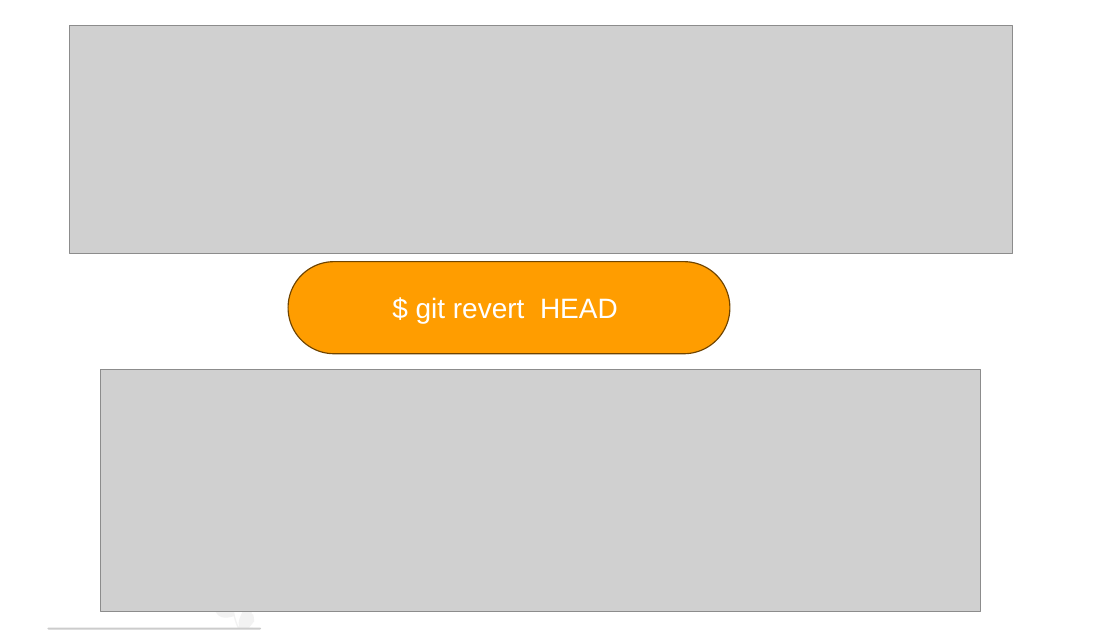
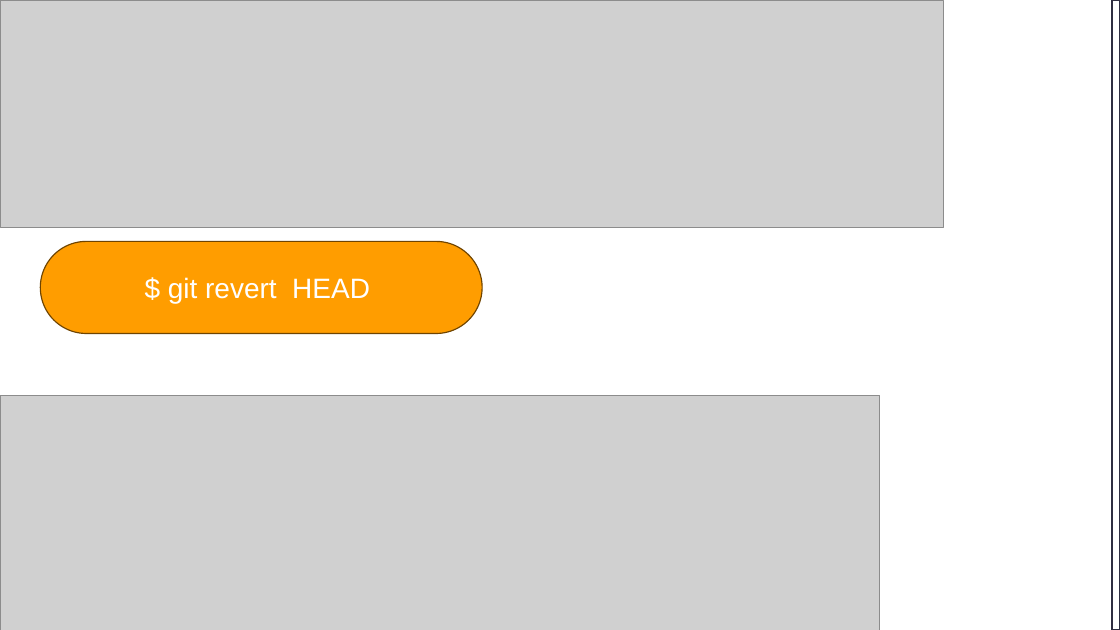
Before and after one commit to AbdessamadAbdaoui/Presentation_Git, a slide deck: slide 13 of presentation_Git.pptx (slide 15 before the commit). Drawn at 1120x630 pixels with LibreOffice and Linux fonts; fonts in the diff are those of the drawing; grey boxes stand for pictures. Boxes give left, top, right and bottom in pixels: in the first picture for what was removed or moved away, otherwise in the second. Text is boxed around its words. In the diff, an @@ line names an element or a change of style, - is before the commit and + after.

```diff
--- a/presentation_Git.pptx
+++ b/presentation_Git.pptx
@@ picture: place and size @@
-picture at bbox=[69, 26, 1012, 254]
+picture at bbox=[0, 0, 944, 228]
@@ line added from (1112, 0) to (1112, 628), #2F2E41 1 pt @@
@@ rectangle added at bbox=[1112, 0, 1120, 630], fill #FFFFFF, outline #2F2E41 1 pt @@
@@ rounded rectangle "$ git revert HEAD": place and size @@
-rounded rectangle "$ git revert HEAD" at bbox=[288, 261, 730, 354]
+rounded rectangle "$ git revert HEAD" at bbox=[40, 241, 482, 334]
@@ picture: place and size @@
-picture at bbox=[101, 370, 981, 612]
+picture at bbox=[0, 395, 881, 630]
@@ freeform shape removed at bbox=[208, 545, 255, 628] @@
@@ freeform shape removed at bbox=[47, 628, 261, 629] @@
```
Also in this commit, not shown: 17 other slides changed, 11 slides added, 15 slides removed.
